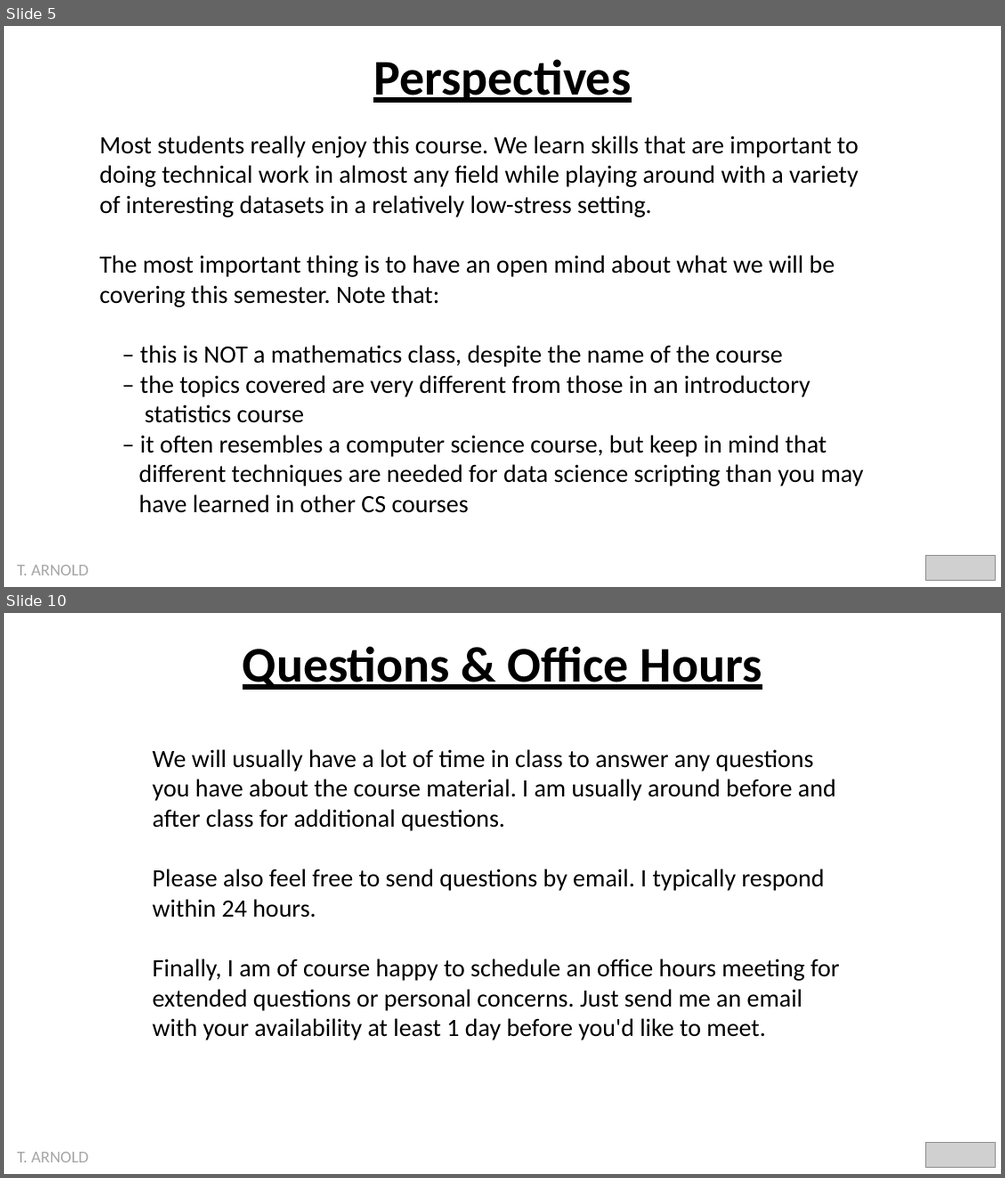
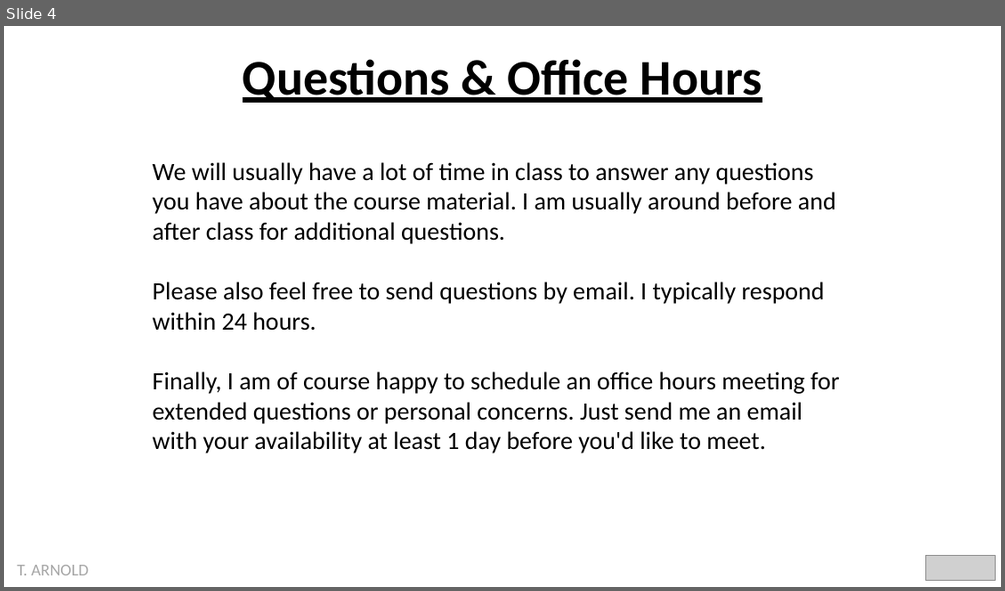
Before and after one commit to statsmaths/dsst289-f21, a slide deck: pslides/introduction.pptx. Shown one above the other, each under a label of ours: slides 5 and 10 before the commit, slide 4 after it; the slides between them are not shown. The pictures are 1005x1178 and 1005x591 pixels, drawn with LibreOffice and Linux fonts; fonts in the diff are those of the drawing; grey boxes stand for pictures. Boxes give left, top, right and bottom in pixels: in the first picture for what was removed or moved away, otherwise in the second. Text is boxed around its words. In the diff, an @@ line names an element or a change of style, - is before the commit and + after.

```diff
--- a/pslides/introduction.pptx
+++ b/pslides/introduction.pptx
@@ slide 5 removed at (x1=4, y1=26, x2=1001, y2=587), background #FFFFFF @@
@@ text removed at (x1=373, y1=59, x2=631, y2=103) @@
-Perspectives
@@ text removed at (x1=99, y1=135, x2=864, y2=513) @@
-Most students really enjoy this course. We learn skills that are important to doing technical work in almost any field while playing around with a variety of interesting datasets in a relatively low-stress setting.
-The most important thing is to have an open mind about what we will be covering this semester. Note that:
-– this is NOT a mathematics class, despite the name of the course
-– the topics covered are very different from those in an introductory
-statistics course
-– it often resembles a computer science course, but keep in mind that
-different techniques are needed for data science scripting than you may
-have learned in other CS courses
@@ picture removed at (x1=925, y1=556, x2=995, y2=580) @@
@@ text removed at (x1=17, y1=564, x2=89, y2=575) @@
-T. ARNOLD
@@ what was slide 10 is now slide 4 @@
```
Also in this commit, not shown: 5 slides changed, 5 slides added, 8 other slides removed, 2 other files.
